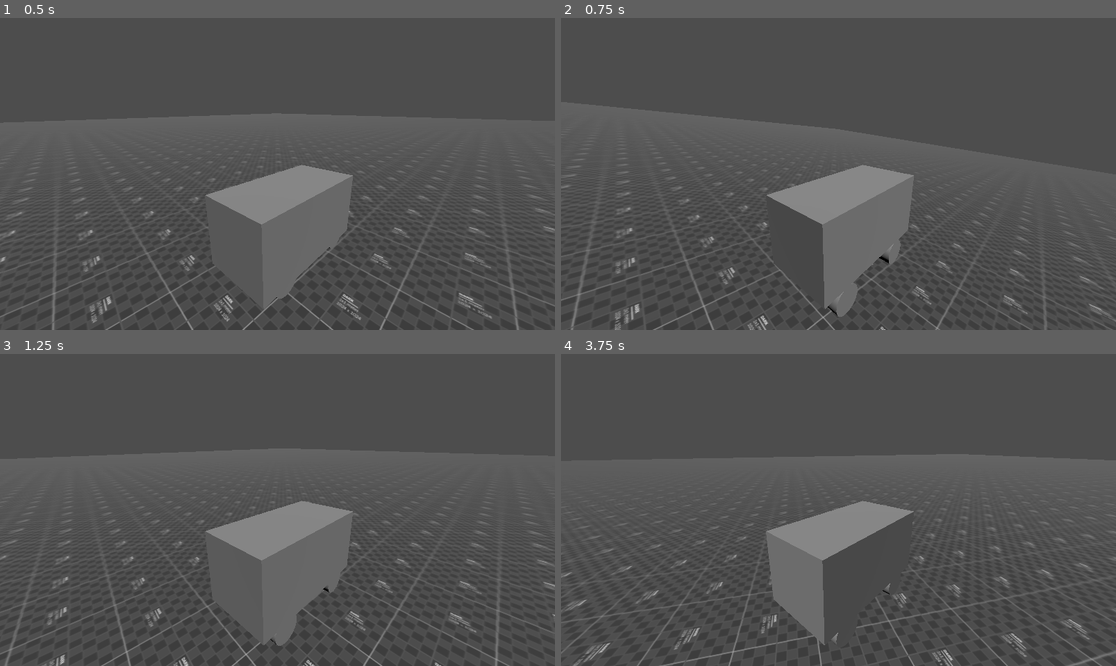
Above: before the commit, frames 1-4 (two rows, left to right).
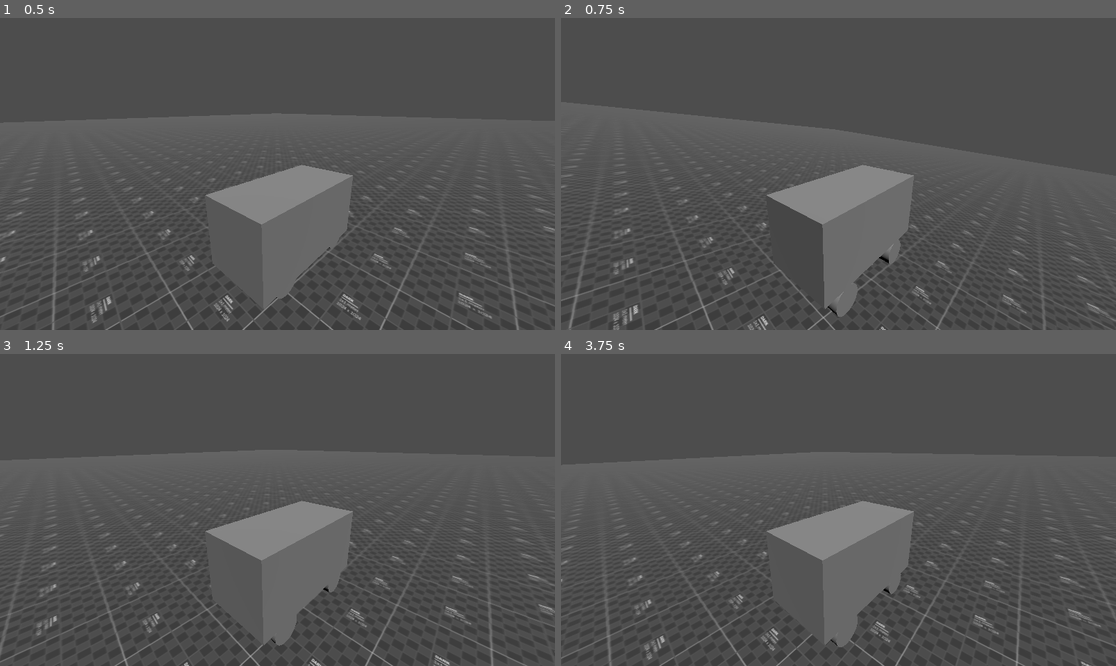
Above: after the commit, the same moments.

Repository: dairycultist/bus-game
Game: Godot game, scene res://scene.tscn
The game is run twice, just before and just after one commit, with the same random seed, the same clock (stepped at 60 frames per second) and the same inputs.
Inputs:
- Up to frame 1 (0.5 s): no input
- Up to frame 2 (0.75 s): hold Up (ui_up) from 0.53 s (still down)
- Up to frame 3 (1.25 s): keep holding Up (ui_up)
- Up to frame 4 (3.75 s): release Up (ui_up) at 1.28 s; hold Down (ui_down) 1.28-2.03 s; hold Up (ui_up) 2.03-3.53 s; hold Down (ui_down) from 3.53 s (still down)

Frame 1 is identical in both runs. In frame 2, 0.6% of the frame differs, in the area x 0-100%, y 47-100%; in frame 3, 3.0%; in frame 4, 7.1%, in the area x 0-100%, y 44-100%.

Commit message:
Fix powering by applying power force to suspension mount rather than wheel contact point

Diff:
--- a/wheel.gd
+++ b/wheel.gd
@@ -35,8 +35,6 @@
 		compression_distance   = max_compression_distance - (max_compression_position - ray_result.position).length()
 		var compression_amount = compression_distance / max_compression_distance
 
-		var wheel_contact_position = global_position - compression_distance * chassis_up
-
 		# apply spring force at the chassis_to_suspension_position based on compression_amount
 		chassis.apply_force(compression_amount * chassis_up * stiffness, chassis_to_suspension_position)
 
@@ -48,14 +46,13 @@
 		chassis.apply_force(vertical_velocity_at_position * -chassis_up * dampening, chassis_to_suspension_position)
 
 		# input/powering (only when compressed/grounded)
-		# drive forces are applied at the wheel_contact_position
 		if (powered):
 
 			if (Input.is_action_pressed("ui_up")):
-				chassis.apply_force(chassis_forward * drive_force, wheel_contact_position)
+				chassis.apply_force(chassis_forward * drive_force, chassis_to_suspension_position)
 
 			if (Input.is_action_pressed("ui_down")):
-				chassis.apply_force(-chassis_forward * drive_force, wheel_contact_position)
+				chassis.apply_force(-chassis_forward * drive_force, chassis_to_suspension_position)
 
 	# visibly push our mesh up during compression
 	$Mesh.position.y = compression_distance + 0.2
